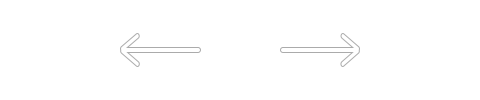
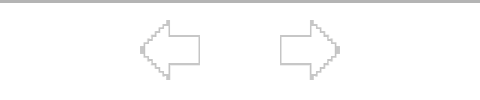
Two versions of the same layered image (480x100). Layer-by-layer changes:
hid "Rounded Rectangle 2 copy 2" over [280, 33, 360, 67]
added layer "Layer 4 copy" (60%) above "Layer 4" over [0, 0, 480, 80]
added layer "Layer 4" (60%) above "Rounded Rectangle 2 copy" over [280, 20, 340, 80]
hid "Rounded Rectangle 2 copy" over [120, 33, 201, 67]
painted on "Layer 1" over [0, 0, 480, 3]
